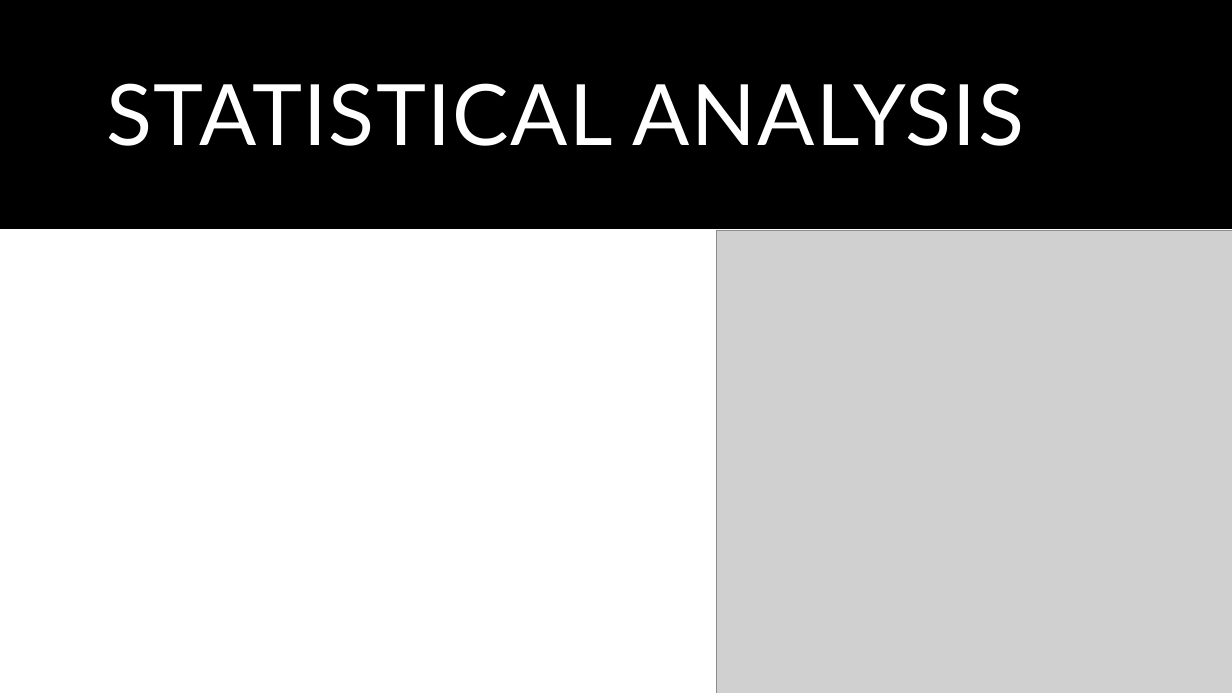
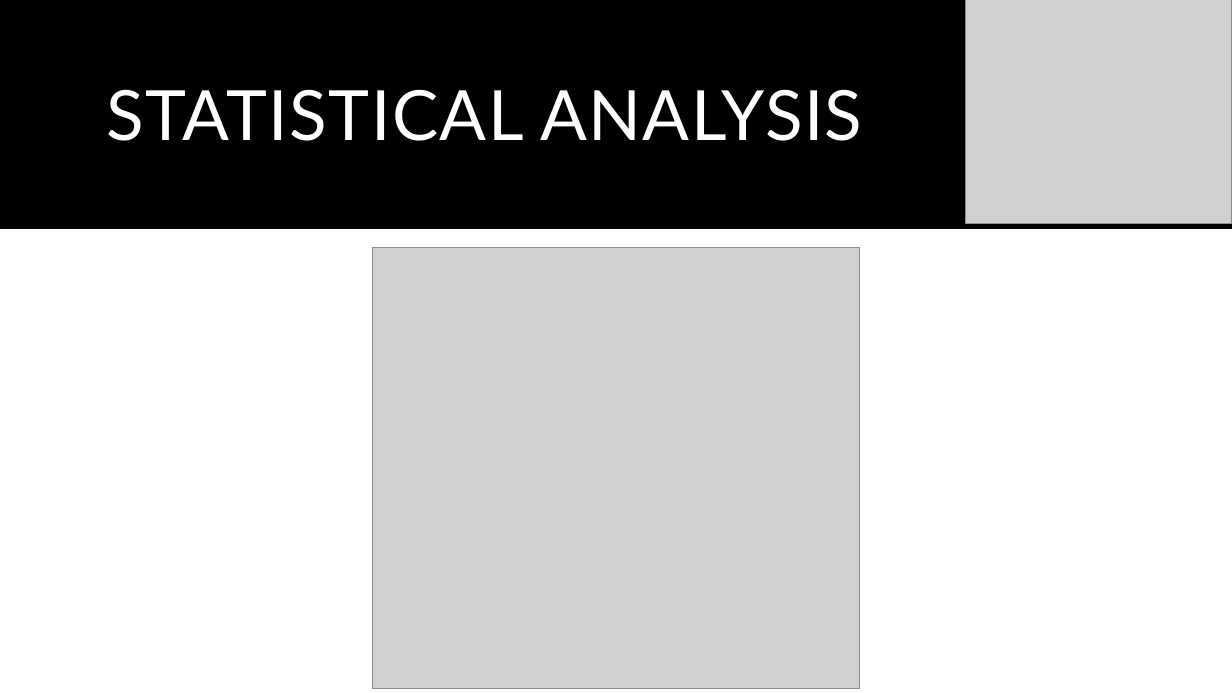
Before and after one commit to shchee5/TurnUptheData, a slide deck: slide 6 of Turn Up The Data.pptx (slide 8 before the commit). Drawn at 1232x693 pixels with LibreOffice and Linux fonts; fonts in the diff are those of the drawing; grey boxes stand for pictures. Boxes give left, top, right and bottom in pixels: in the first picture for what was removed or moved away, otherwise in the second. Text is boxed around its words. In the diff, an @@ line names an element or a change of style, - is before the commit and + after.

```diff
--- a/Turn Up The Data.pptx
+++ b/Turn Up The Data.pptx
@@ rectangle removed at <box>0,0,1232,693</box> @@
@@ rectangle removed at <box>0,0,1232,229</box> @@
@@ rectangle added at <box>0,0,1232,229</box>, fill #000000 @@
@@ picture added at <box>966,0,1232,224</box> @@
@@ title "STATISTICAL ANALYSIS" at <box>106,89,862,141</box>: size 66 to 54 pt @@
@@ picture: place and size @@
-picture at <box>716,230,1232,693</box>
+picture at <box>372,248,860,689</box>
```
Also in this commit, not shown: 5 other slides changed, 8 slides added, 3 slides removed.
